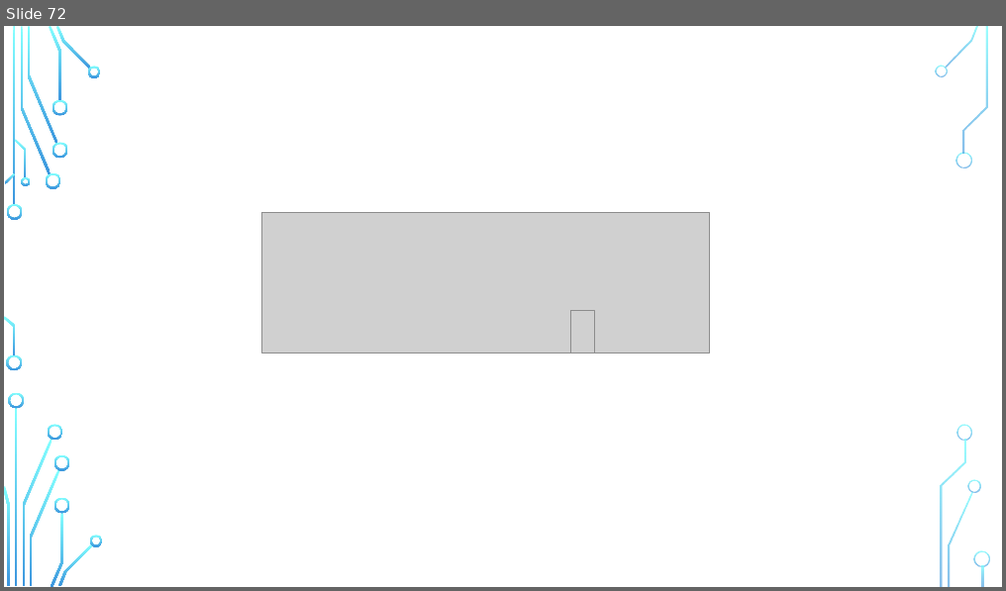
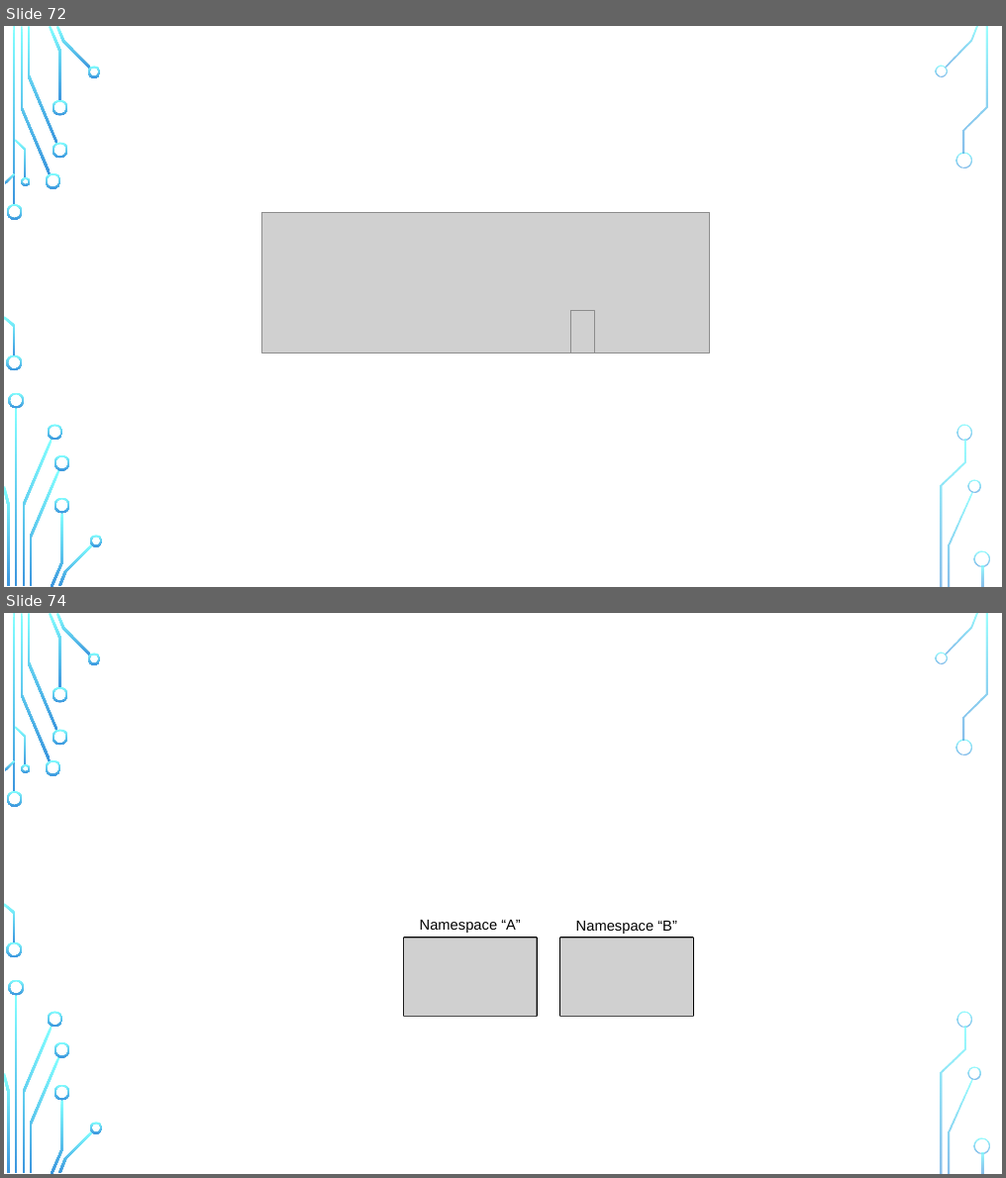
Before and after one commit to zz4fap/python-programming, a slide deck: figures/C126_figures.pptx. Shown one above the other, each under a label of ours: slide 72 before the commit, slides 72 and 74 after it; the slides between them are not shown. The pictures are 1006x591 and 1006x1178 pixels, drawn with LibreOffice and Linux fonts; fonts in the diff are those of the drawing; grey boxes stand for pictures; background and template pictures are left out. Boxes give left, top, right and bottom in pixels: in the first picture for what was removed or moved away, otherwise in the second. Text is boxed around its words. In the diff, an @@ line names an element or a change of style, - is before the commit and + after.

```diff
--- a/figures/C126_figures.pptx
+++ b/figures/C126_figures.pptx
@@ slide 74 added at box(4, 613, 1002, 1174), background picture (left out); not listed: 36 template elements that a slide beside it also shows @@
@@ group added at box(404, 920, 693, 1017): 2 rectangles, 2 texts, 2 pictures @@
+Namespace “A”
+Namespace “B”
```
Also in this commit, not shown: 2 slides changed, 4 other files.
